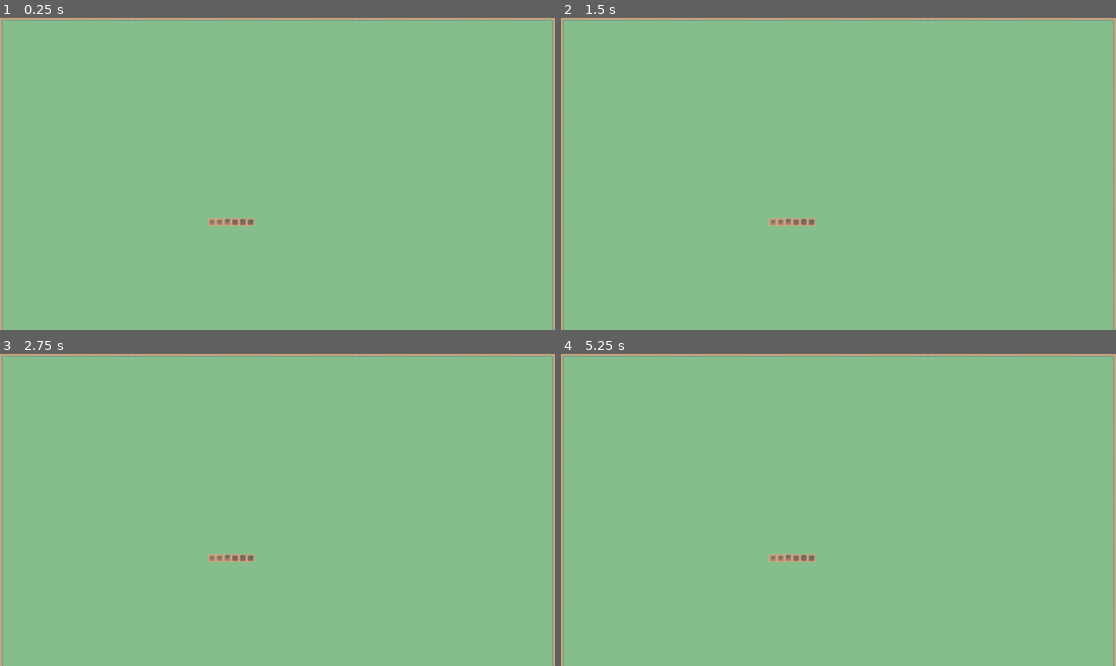
Above: before the commit, frames 1-4 (two rows, left to right).
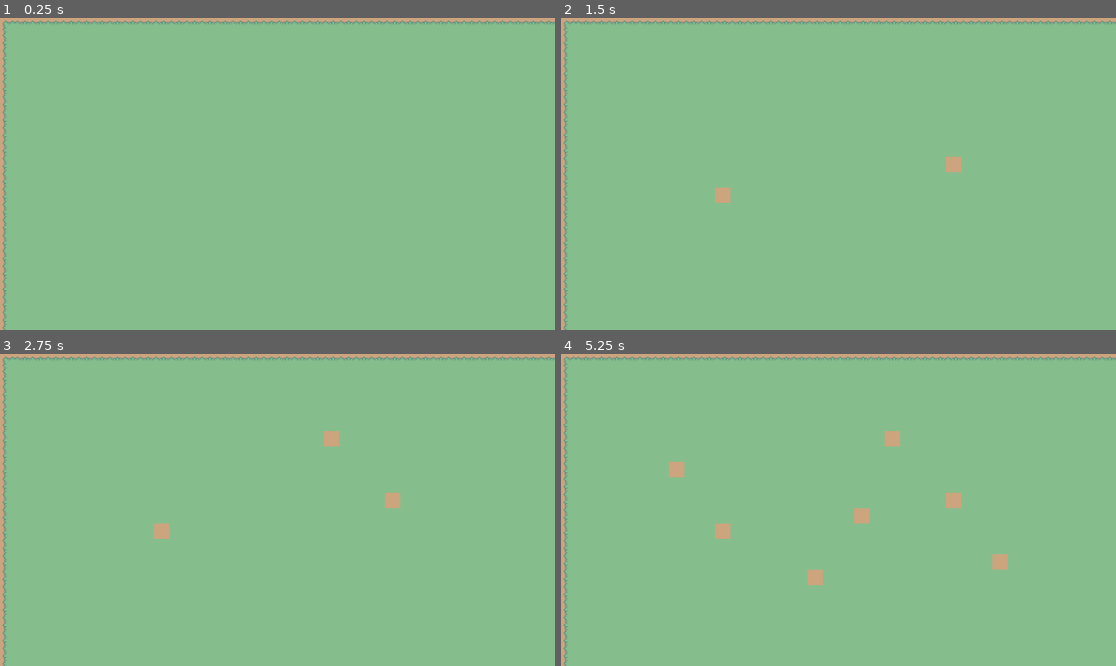
Above: after the commit, the same moments.

Repository: LaClimSx/Back-to-the-roots
Game: Godot game, scene res://Scenes/world.tscn
The game is run twice, just before and just after one commit, with the same random seed, the same clock (stepped at 60 frames per second) and the same inputs.
Inputs (mouse positions are in pixels of both pictures, inside the frame that each line leads up to):
- Up to frame 1 (0.25 s): no input
- Up to frame 2 (1.5 s): tap Enter at 0.5 s; move the mouse to (960, 158) at 0.52 s; right-click (960, 158) at 0.6 s; tap Space at 1.25 s; move the mouse to (727, 189) at 1.27 s; right-click (727, 189) at 1.35 s
- Up to frame 3 (2.75 s): tap Enter at 2 s; move the mouse to (333, 441) at 2.02 s; right-click (333, 441) at 2.1 s
- Up to frame 4 (5.25 s): tap Space at 2.75, 4.25 s; move the mouse to (810, 572) at 2.77 s; right-click (810, 572) at 2.85 s; tap Enter at 3.5 s; move the mouse to (1005, 556) at 3.52 s; right-click (1005, 556) at 3.6 s; move the mouse to (672, 463) at 4.27 s; right-click (672, 463) at 4.35 s; move the mouse to (866, 510) at 5.02 s; right-click (866, 510) at 5.1 s

The runs differ from the first frame. In frame 1, 2.3% of the frame differs, in the area x 0-100%, y 0-100%; in frame 2, 2.6%; in frame 3, 2.7%; in frame 4, 3.3%.

Commit message:
feat: add changing tilemaps

Diff:
--- a/Scenes/world.tscn
+++ b/Scenes/world.tscn
@@ -1,6 +1,7 @@
-[gd_scene load_steps=8 format=3 uid="uid://rlhk8qhsj3ua"]
+[gd_scene load_steps=9 format=3 uid="uid://rlhk8qhsj3ua"]
 
 [ext_resource type="Texture2D" uid="uid://dkv5kj8w510of" path="res://Assets/Tiles/misc.png" id="1_7604j"]
+[ext_resource type="Script" path="res://Scripts/world.gd" id="1_rjk8m"]
 [ext_resource type="Texture2D" uid="uid://bbuefb2cmlvah" path="res://Assets/Tiles/tileset - simplified.png" id="2_l6wvl"]
 [ext_resource type="Texture2D" uid="uid://y6aryph5rcy8" path="res://Assets/Tiles/Carrot.png" id="3_hg1d4"]
 
@@ -95,6 +96,8 @@
 sources/2 = SubResource("TileSetAtlasSource_v1jmv")
 
 [node name="World" type="Node2D"]
+scale = Vector2(0.9993, 0.999162)
+script = ExtResource("1_rjk8m")
 
 [node name="TileMap" type="TileMap" parent="."]
 tile_set = SubResource("TileSet_i6het")
--- /dev/null
+++ b/Scripts/world.gd
@@ -0,0 +1,17 @@
+extends Node2D
+
+@onready var tile_map : TileMap = $TileMap
+
+# Called when the node enters the scene tree for the first time.
+func _ready():
+	pass # Replace with function body.
+
+
+# Called every frame. 'delta' is the elapsed time since the previous frame.
+func _process(delta):
+	if Input.is_action_just_pressed("Interact"):
+		var mouse_pos : Vector2 = get_global_mouse_position()
+		var tile_map_pos : Vector2i = tile_map.local_to_map(mouse_pos)
+		print(tile_map_pos)
+		var current_tile_atlas : Vector2i = tile_map.get_cell_atlas_coords(0,tile_map_pos)
+		tile_map.set_cell(0,tile_map_pos,1,Vector2i(10,4)) if current_tile_atlas == Vector2i(1,1) else tile_map.set_cell(0,tile_map_pos,1,Vector2i(3,3))
--- a/project.godot
+++ b/project.godot
@@ -15,6 +15,18 @@
 config/features=PackedStringArray("4.2", "GL Compatibility")
 config/icon="res://Assets/Player/icon.svg"
 
+[display]
+
+window/stretch/scale=2.0
+
+[input]
+
+Interact={
+"deadzone": 0.5,
+"events": [Object(InputEventMouseButton,"resource_local_to_scene":false,"resource_name":"","device":-1,"window_id":0,"alt_pressed":false,"shift_pressed":false,"ctrl_pressed":false,"meta_pressed":false,"button_mask":0,"position":Vector2(0, 0),"global_position":Vector2(0, 0),"factor":1.0,"button_index":2,"canceled":false,"pressed":false,"double_click":false,"script":null)
+]
+}
+
 [rendering]
 
 renderer/rendering_method="gl_compatibility"
